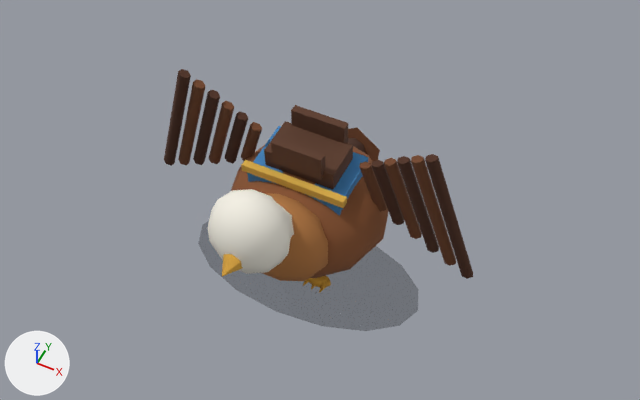
Renders of the glTF model models/units/eagle.glb from each side of a commit.
One viewpoint serves both versions: a camera (50 mm lens) standing at (1.18, -2.19, 3.28) and looking at (0.06, 0.04, 0.49). The axes (+X, +Y, +Z) are drawn at lower left. The lights are the same throughout. The older version comes first. Where no turn or scale is listed for an object, it has been applied to the vertices. Vertices at exactly the same position are counted once.

In view in the first picture: 'EagleBody', 'EagleChest', 'EagleHead', 'EagleSaddleSeat', 'EagleWingStickLeft1', 'EagleWingStickLeft2', 'EagleWingStickLeft3', 'EagleWingStickLeft4', 'EagleWingStickLeft5', 'EagleWingStickLeft6', 'EagleWingStickRight1', 'EagleWingStickRight2', 'EagleWingStickRight3', 'EagleWingStickRight4', 'EagleWingStickRight5', 'EagleWingStickRight6', 'FlightShadow' and 10 more.
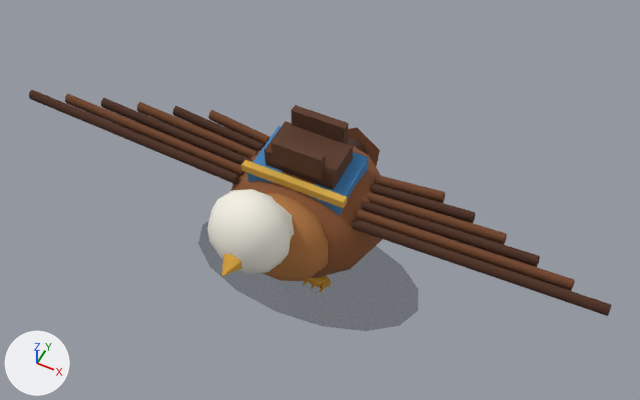
Where the newer file only moved an object's origin or applied its transform, the numbers keep the older frame.

Boxes (x1, y1, x2, y2) around the edits, measured in the pictures (640 x 400 px):
'EagleWingStickRight6', reshaped (431% wider, 21% shorter)
    before: (425, 154, 473, 279)
    after: (352, 218, 611, 316)
'EagleWingStickRight5', reshaped (376% wider, 26% shorter)
    before: (411, 155, 456, 266)
    after: (357, 209, 575, 291)
'EagleWingStickLeft6', reshaped (654% wider)
    before: (164, 69, 191, 166)
    after: (29, 90, 239, 184)
'EagleWingStickRight4', reshaped (319% wider, 32% shorter)
    before: (397, 156, 439, 253)
    after: (361, 201, 540, 267)
'EagleWingStickLeft5', reshaped (543% wider)
    before: (178, 79, 205, 165)
    after: (65, 94, 244, 176)
'EagleWingStickRight3', reshaped (264% wider, 34% shorter)
    before: (384, 158, 422, 239)
    after: (366, 192, 507, 245)
'EagleWingStickLeft4', reshaped (439% wider, 11% shorter)
    before: (193, 90, 220, 165)
    after: (101, 98, 251, 165)
'EagleWingStickLeft3', reshaped (369% wider, 11% shorter)
    before: (209, 101, 234, 164)
    after: (137, 102, 258, 158)
'EagleWingStickRight2', reshaped (218% wider, 38% shorter)
    before: (372, 160, 404, 225)
    after: (371, 183, 475, 223)
'EagleWingStickLeft2', reshaped (268% wider, 13% shorter)
    before: (224, 111, 248, 164)
    after: (173, 106, 264, 152)
'EagleWingStickRight1', reshaped (145% wider, 43% shorter)
    before: (359, 162, 387, 212)
    after: (375, 175, 445, 203)
'EagleWingStickLeft1', reshaped (186% wider, 10% shorter)
    before: (241, 122, 262, 161)
    after: (208, 110, 270, 145)

Edits to the bpy script that builds the scene:
```text
Change me_mesh_26:
    remove me_mesh_26.from_pydata(...)  # 16 vertices, 24 faces; spans x -0.062..0.062, y -0.029..0.029, z -0.127..0.127
    add me_mesh_26.from_pydata(...)  # 16 vertices, 24 faces; spans x -0.27..0.029, y 0.079..0.126, z -0.091..-0.013
    me_mesh_26 part 1: 16 of 16 vertices moved; they spanned x -0.062..0.062, y -0.029..0.029, z -0.127..0.127 and now span x -0.27..0.029, y 0.079..0.126, z -0.091..-0.013; mean shift (-0.12, 0.102, -0.052)
Change me_mesh_27:
    remove me_mesh_27.from_pydata(...)  # 16 vertices, 24 faces; spans x -0.075..0.075, y -0.032..0.032, z -0.169..0.169
    add me_mesh_27.from_pydata(...)  # 16 vertices, 24 faces; spans x -0.348..0.095, y 0.035..0.075, z -0.096..-0.004
    me_mesh_27 part 2: 16 of 16 vertices moved; they spanned x -0.075..0.075, y -0.032..0.032, z -0.169..0.169 and now span x -0.348..0.095, y 0.035..0.075, z -0.096..-0.004; mean shift (-0.126, 0.055, -0.05)
Change me_mesh_28:
    remove me_mesh_28.from_pydata(...)  # 16 vertices, 24 faces; spans x -0.089..0.089, y -0.036..0.036, z -0.212..0.212
    add me_mesh_28.from_pydata(...)  # 16 vertices, 24 faces; spans x -0.426..0.162, y -0.016..0.033, z -0.101..0.006
    me_mesh_28 part 3: 16 of 16 vertices moved; they spanned x -0.089..0.089, y -0.036..0.036, z -0.212..0.212 and now span x -0.426..0.162, y -0.016..0.033, z -0.101..0.006; mean shift (-0.131, 0.008, -0.048)
Change me_mesh_29:
    remove me_mesh_29.from_pydata(...)  # 16 vertices, 24 faces; spans x -0.102..0.102, y -0.039..0.039, z -0.255..0.255
    add me_mesh_29.from_pydata(...)  # 16 vertices, 24 faces; spans x -0.505..0.229, y -0.067..-0.009, z -0.106..0.015
    me_mesh_29 part 4: 16 of 16 vertices moved; they spanned x -0.102..0.102, y -0.039..0.039, z -0.255..0.255 and now span x -0.505..0.229, y -0.067..-0.009, z -0.106..0.015; mean shift (-0.137, -0.038, -0.045)
Change me_mesh_30:
    remove me_mesh_30.from_pydata(...)  # 16 vertices, 24 faces; spans x -0.114..0.114, y -0.043..0.043, z -0.293..0.293
    add me_mesh_30.from_pydata(...)  # 16 vertices, 24 faces; spans x -0.583..0.296, y -0.118..-0.052, z -0.11..0.024
    me_mesh_30 part 5: 16 of 16 vertices moved; they spanned x -0.114..0.114, y -0.043..0.043, z -0.293..0.293 and now span x -0.583..0.296, y -0.118..-0.052, z -0.11..0.024; mean shift (-0.143, -0.085, -0.043)
Change me_mesh_31:
    remove me_mesh_31.from_pydata(...)  # 16 vertices, 24 faces; spans x -0.126..0.126, y -0.046..0.046, z -0.33..0.33
    add me_mesh_31.from_pydata(...)  # 16 vertices, 24 faces; spans x -0.662..0.362, y -0.17..-0.094, z -0.115..0.033
    me_mesh_31 part 6: 16 of 16 vertices moved; they spanned x -0.126..0.126, y -0.046..0.046, z -0.33..0.33 and now span x -0.662..0.362, y -0.17..-0.094, z -0.115..0.033; mean shift (-0.149, -0.132, -0.041)
Change me_mesh_32:
    remove me_mesh_32.from_pydata(...)  # 16 vertices, 24 faces; spans x -0.062..0.062, y -0.029..0.029, z -0.127..0.127
    add me_mesh_32.from_pydata(...)  # 16 vertices, 24 faces; spans x -0.029..0.27, y 0.079..0.126, z -0.091..-0.013
    me_mesh_32 part 7: 16 of 16 vertices moved; they spanned x -0.062..0.062, y -0.029..0.029, z -0.127..0.127 and now span x -0.029..0.27, y 0.079..0.126, z -0.091..-0.013; mean shift (0.12, 0.102, -0.052)
Change me_mesh_33:
    remove me_mesh_33.from_pydata(...)  # 16 vertices, 24 faces; spans x -0.075..0.075, y -0.032..0.032, z -0.169..0.169
    add me_mesh_33.from_pydata(...)  # 16 vertices, 24 faces; spans x -0.095..0.348, y 0.035..0.075, z -0.096..-0.004
    me_mesh_33 part 8: 16 of 16 vertices moved; they spanned x -0.075..0.075, y -0.032..0.032, z -0.169..0.169 and now span x -0.095..0.348, y 0.035..0.075, z -0.096..-0.004; mean shift (0.126, 0.055, -0.05)
Change me_mesh_34:
    remove me_mesh_34.from_pydata(...)  # 16 vertices, 24 faces; spans x -0.089..0.089, y -0.036..0.036, z -0.212..0.212
    add me_mesh_34.from_pydata(...)  # 16 vertices, 24 faces; spans x -0.162..0.426, y -0.016..0.033, z -0.101..0.006
    me_mesh_34 part 9: 16 of 16 vertices moved; they spanned x -0.089..0.089, y -0.036..0.036, z -0.212..0.212 and now span x -0.162..0.426, y -0.016..0.033, z -0.101..0.006; mean shift (0.131, 0.008, -0.048)
Change me_mesh_35:
    remove me_mesh_35.from_pydata(...)  # 16 vertices, 24 faces; spans x -0.102..0.102, y -0.039..0.039, z -0.255..0.255
    add me_mesh_35.from_pydata(...)  # 16 vertices, 24 faces; spans x -0.229..0.505, y -0.067..-0.009, z -0.106..0.015
    me_mesh_35 part 10: 16 of 16 vertices moved; they spanned x -0.102..0.102, y -0.039..0.039, z -0.255..0.255 and now span x -0.229..0.505, y -0.067..-0.009, z -0.106..0.015; mean shift (0.137, -0.038, -0.045)
Change me_mesh_36:
    remove me_mesh_36.from_pydata(...)  # 16 vertices, 24 faces; spans x -0.114..0.114, y -0.043..0.043, z -0.293..0.293
    add me_mesh_36.from_pydata(...)  # 16 vertices, 24 faces; spans x -0.296..0.583, y -0.118..-0.052, z -0.11..0.024
    me_mesh_36 part 11: 16 of 16 vertices moved; they spanned x -0.114..0.114, y -0.043..0.043, z -0.293..0.293 and now span x -0.296..0.583, y -0.118..-0.052, z -0.11..0.024; mean shift (0.143, -0.085, -0.043)
Change me_mesh_37:
    remove me_mesh_37.from_pydata(...)  # 16 vertices, 24 faces; spans x -0.126..0.126, y -0.046..0.046, z -0.33..0.33
    add me_mesh_37.from_pydata(...)  # 16 vertices, 24 faces; spans x -0.362..0.662, y -0.17..-0.094, z -0.115..0.033
    me_mesh_37 part 12: 16 of 16 vertices moved; they spanned x -0.126..0.126, y -0.046..0.046, z -0.33..0.33 and now span x -0.362..0.662, y -0.17..-0.094, z -0.115..0.033; mean shift (0.149, -0.132, -0.041)
```
